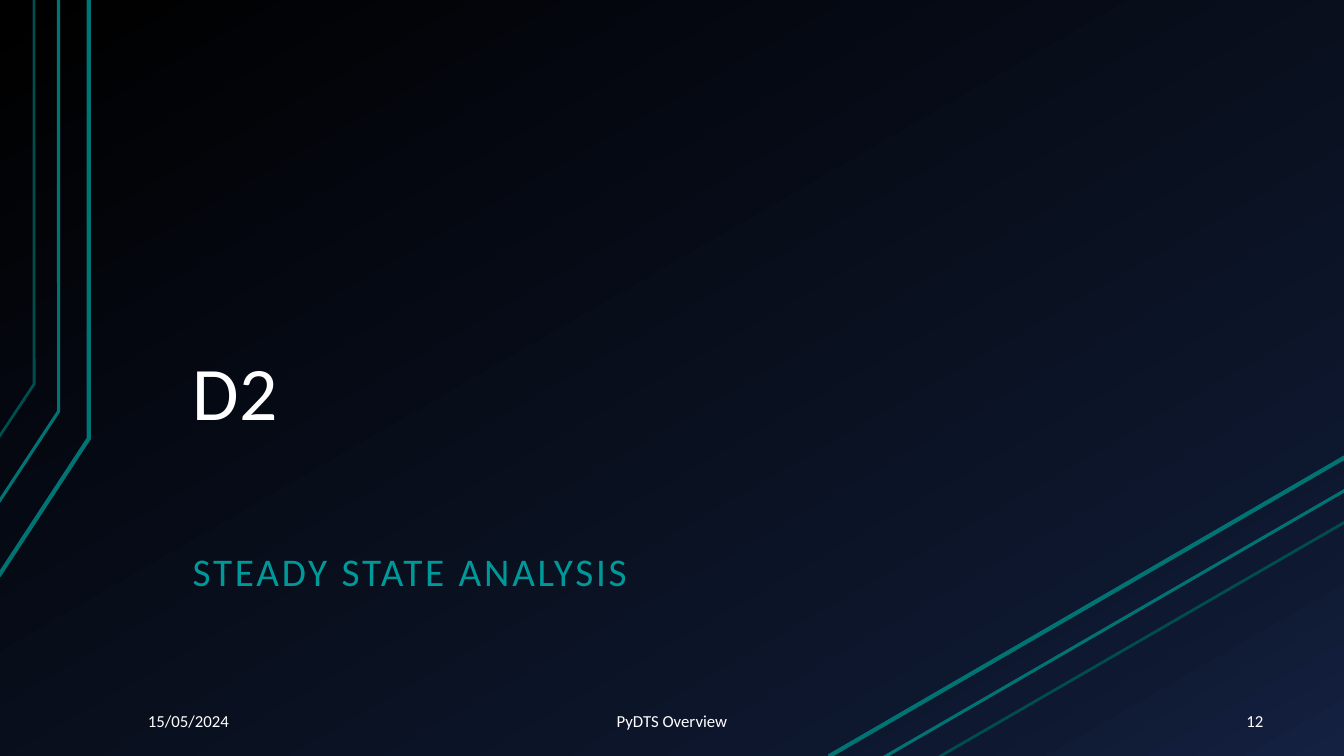
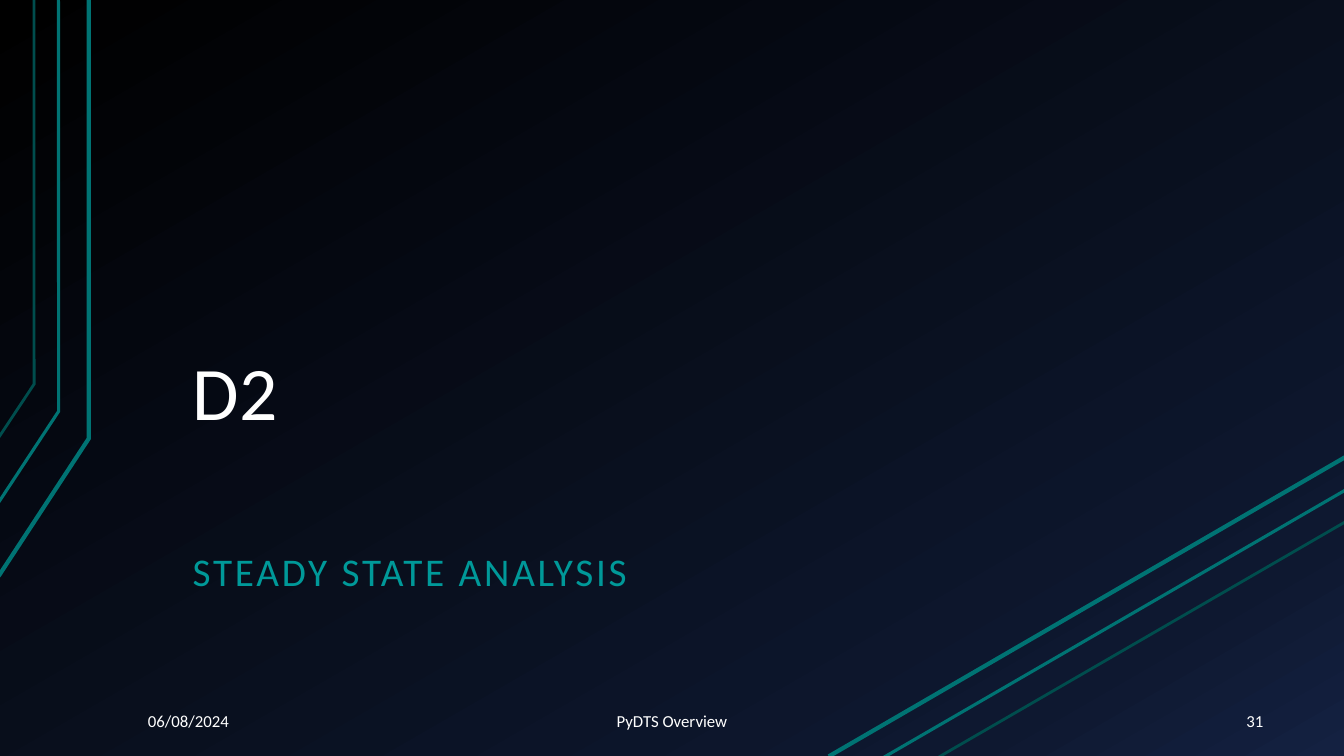
Before and after one commit to pascme05/PyPowerSim, a slide deck: slide 31 of docu/PR_240515_PyPowerSim_Tutorial.pptx (slide 12 before the commit). Drawn at 1344x756 pixels with LibreOffice and Linux fonts; fonts in the diff are those of the drawing. Boxes give left, top, right and bottom in pixels: in the first picture for what was removed or moved away, otherwise in the second. Text is boxed around its words. In the diff, an @@ line names an element or a change of style, - is before the commit and + after.

```diff
--- a/docu/PR_240515_PyPowerSim_Tutorial.pptx
+++ b/docu/PR_240515_PyPowerSim_Tutorial.pptx
@@ text at (148, 715, 229, 728): text changed @@
-15/05/2024
+06/08/2024
@@ page number at (1246, 716, 1263, 727): text changed @@
-12
+31
```
Also in this commit, not shown: 17 other slides changed, 20 slides added, 1 other file.
